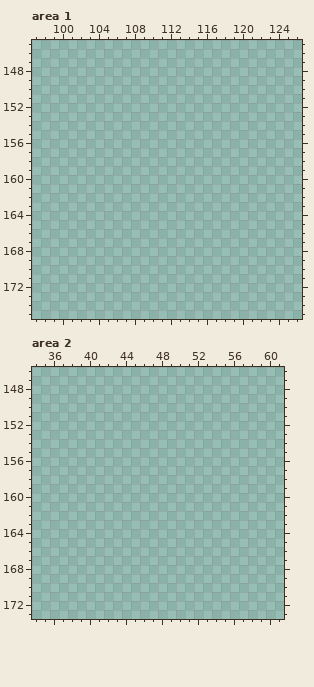
Two versions of one pixel-art file, Asesprite/Nommie/Nommie.aseprite. That is the earlier state.
256x256 pixels, 1 frame. Shown: area 1: x 97..126, y 145..175; area 2: x 34..61, y 146..173. The commit also changed other parts of the picture, which this record leaves out.
After:
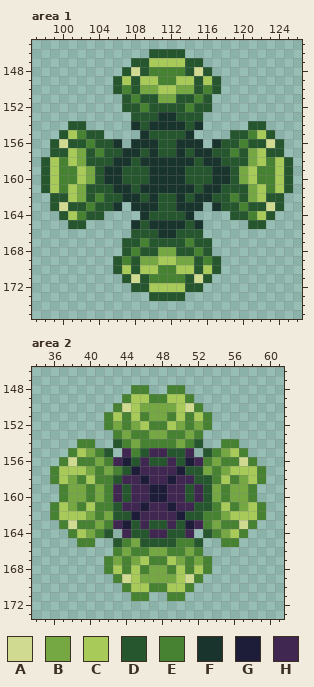
Palette (. is transparent): A #d0da91  B #75a743  C #a8ca58  D #25562e  E #468232  F #19332d  G #1e1d39  H #402751
Diff:
--- area 1
@@ x 97..126 @@
 145 ..............................
-146 ..............................
-147 ..............................
-148 ..............................
-149 ..............................
-150 ..............................
-151 ..............................
-152 ..............................
-153 ..............................
-154 ..............................
-155 ..............................
-156 ..............................
-157 ..............................
-158 ..............................
-159 ..............................
-160 ..............................
-161 ..............................
-162 ..............................
-163 ..............................
-164 ..............................
-165 ..............................
-166 ..............................
-167 ..............................
-168 ..............................
-169 ..............................
-170 ..............................
-171 ..............................
-172 ..............................
-173 ..............................
+146 .............DDDD.............
+147 ...........DDCCCCDD...........
+148 ..........DADEEEEDAD..........
+149 .........DCDCCEECCDCD.........
+150 .........DEDBBCCBBDED.........
+151 ..........DEDDBBDDED..........
+152 ..........DDEDDDDEDD..........
+153 ...........DDDFFDDD...........
+154 ....DD.....FDFFFFDF.....DD....
+155 ...DCEDD....FDDDDF....DDECD...
+156 ..DADDEDDF.FFFDDFFF.FDDEDDAD..
+157 ..DDCBDEDDFFDFDDFDFFDDEDBCDD..
+158 .DCECBDDDFFDFFFFFFDFFDDDBCECD.
+159 .DCEECBDFFDDDFFFFDDDFFDBCEECD.
+160 .DCEECBDFFDDDFFFFDDDFFDBCEECD.
+161 .DCECBDDDFFDFFFFFFDFFDDDBCECD.
+162 ..DDCBDEDDFFDFDDFDFFDDEDBCDD..
+163 ..DADDEDDF.FFFDDFFF.FDDEDDAD..
+164 ...DCEDD....FDDDDF....DDECD...
+165 ....DD.....FDFFFFDF.....DD....
+166 ...........DDDFFDDD...........
+167 ..........DDEDDDDEDD..........
+168 ..........DEDDBBDDED..........
+169 .........DEDBBCCBBDED.........
+170 .........DCDCCEECCDCD.........
+171 ..........DADEEEEDAD..........
+172 ...........DDCCCCDD...........
+173 .............DDDD.............
 174 ..............................
--- area 2
@@ x 34..61 @@
 147 ............................
-148 ............................
-149 ............................
-150 ............................
-151 ............................
-152 ............................
-153 ............................
-154 ............................
-155 ............................
-156 ............................
-157 ............................
-158 ............................
-159 ............................
-160 ............................
-161 ............................
-162 ............................
-163 ............................
-164 ............................
-165 ............................
-166 ............................
-167 ............................
-168 ............................
-169 ............................
-170 ............................
-171 ............................
+148 ...........EE..EE...........
+149 ..........ECCEECCE..........
+150 .........EACBBBBCAE.........
+151 ........ECECEBBECECE........
+152 ........EBEBCEECBEBE........
+153 .........EBEEBBEEBE.........
+154 .....EE..DEBEEEEBED..EE.....
+155 ....ECBED.HEDHHDDH.DEBCE....
+156 ...EAEEBEHGDHDDHDGHEBEEAE...
+157 ..ECCCBEBEDGHHHHGDDBEBCCCE..
+158 ..ECBECEEDHHGHHGHHDDECEBCE..
+159 ...EBBEBEHDHHGGHHDHDBEBBE...
+160 ...EBBEBEHDHHGGHHDHDBEBBE...
+161 ..ECBECEEDHHGHHGHHDDECEBCE..
+162 ..ECCCBEBDDGHHHHGDDEEBCCCE..
+163 ...EAEEBEHGDHDDHDGHEBEEAE...
+164 ....ECBED.HDDHHDDH.DEBCE....
+165 .....EE..DEBDDDDEED..EE.....
+166 .........EBEEBBEEBE.........
+167 ........EBEBCEECBEBE........
+168 ........ECECEBBECECE........
+169 .........EACBBBBCAE.........
+170 ..........ECCEECCE..........
+171 ...........EE..EE...........
 172 ............................
